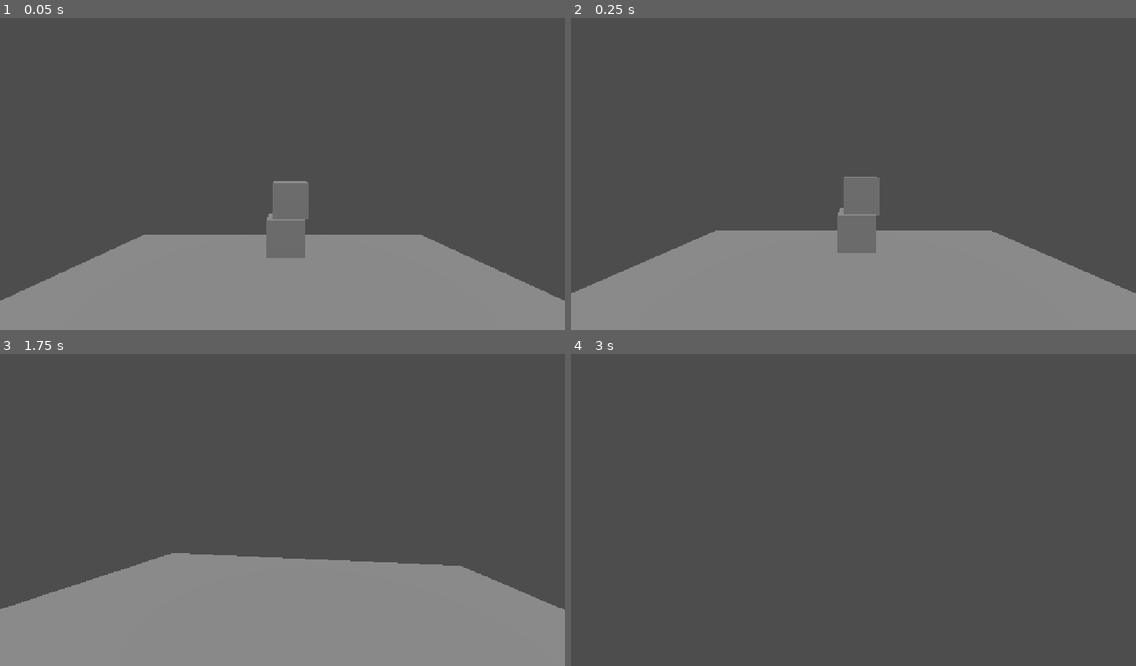
Above: before the commit, frames 1-4 (two rows, left to right).
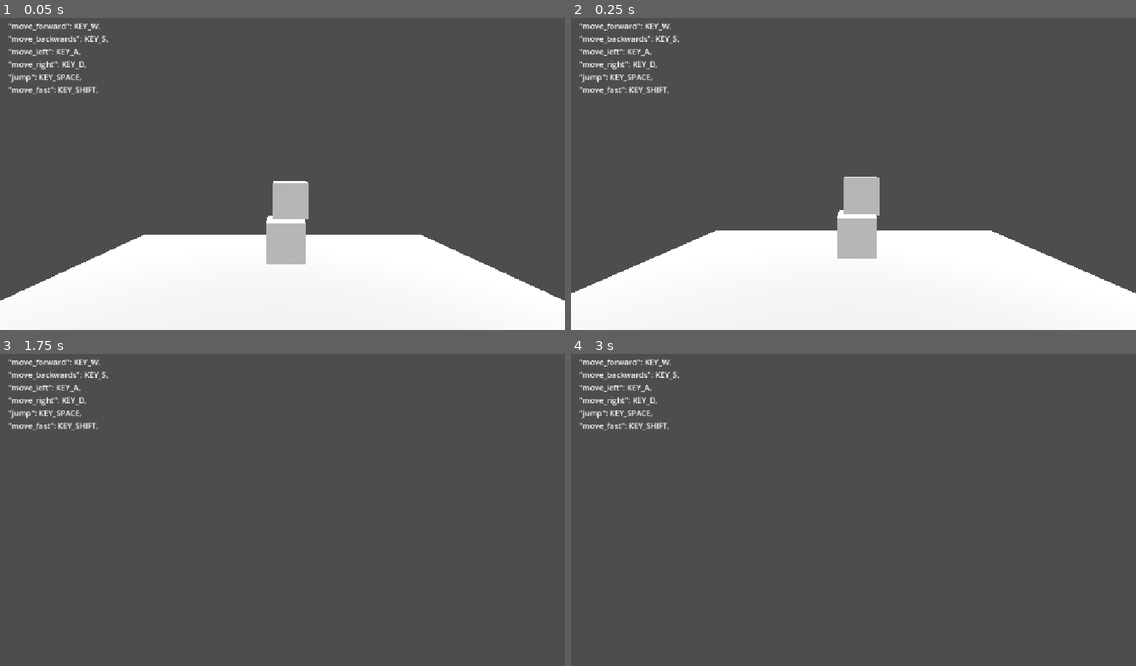
Above: after the commit, the same moments.

Repository: AkiKurvinen/godot-test-2026
Game: Godot game, scene res://fps_test.tscn
Same seed, same stepped clock (60 frames per second), same inputs: the game is played once before the commit and once after it. The project has no main scene, so this scene is started directly.
Inputs (mouse positions are in pixels of both pictures, inside the frame that each line leads up to):
- Up to frame 1 (0.05 s): no input
- Up to frame 2 (0.25 s): no input
- Up to frame 3 (1.75 s): tap Enter at 0.5 s; move the mouse to (310, 506) at 0.52 s; hold W (move_forward) from 0.53 s (still down); tap Shift (move_fast, bound only after the commit) at 0.6 s; click (310, 506) at 0.67 s; tap Space (jump) at 0.77, 1.07, 1.52, 1.55 s; tap F at 0.8, 1.35 s; move the mouse to (254, 510) at 1.27 s
- Up to frame 4 (3 s): keep holding W (move_forward); tap Space (jump) at 1.82, 2.1, 2.75 s; move the mouse to (864, 500) at 2.02 s; tap Shift (move_fast, bound only after the commit) at 2.3, 2.85 s; move the mouse to (847, 513) at 2.77 s; click (847, 513) at 2.92 s

The runs differ from the first frame. In frame 1, 27% of the frame differs, in the area x 0-100%, y 1-100%; in frame 2, 29%; in frame 3, 31%; in frame 4, 0.9%.

Commit message:
add human char ex

Diff:
--- a/godot-camera-controls/fps_test.tscn
+++ b/godot-camera-controls/fps_test.tscn
@@ -2,6 +2,8 @@
 
 [ext_resource type="PackedScene" uid="uid://bfh4d6rjo406c" path="res://1st_person_player.tscn" id="1_dvr4a"]
 [ext_resource type="PackedScene" uid="uid://cbp4tln1xw3ge" path="res://models/box_object.tscn" id="2_bpidm"]
+
+[sub_resource type="StandardMaterial3D" id="StandardMaterial3D_bpidm"]
 
 [node name="FpsTest" type="Node3D" unique_id=1828006839]
 
@@ -12,12 +14,25 @@
 transform = Transform3D(1, 0, 0, 0, 1, 0, 0, 0, 1, 0, -0.09674072, 0)
 use_collision = true
 size = Vector3(10, 0.2, 10)
+material = SubResource("StandardMaterial3D_bpidm")
 
 [node name="BoxObject" parent="." unique_id=1159220450 instance=ExtResource("2_bpidm")]
-transform = Transform3D(1, 0, 0, 0, 1, 0, 0, 0, 1, 0.084472656, 0.50323486, -3.4519043)
+transform = Transform3D(1, 0, 0, 0, 1, 0, 0, 0, 1, 0.084472656, 0.50323486, -3.1252046)
 
 [node name="BoxObject2" parent="." unique_id=1906156538 instance=ExtResource("2_bpidm")]
 transform = Transform3D(1, 0, 0, 0, 1, 0, 0, 0, 1, 0.22619629, 1.483551, -3.6129608)
 
 [node name="DirectionalLight3D" type="DirectionalLight3D" parent="." unique_id=1954357206]
-transform = Transform3D(1, 0, 0, 0, 0.49999997, 0.86602545, 0, -0.86602545, 0.49999997, 0, 6.5185547, 0)
+transform = Transform3D(0.8660254, 0.43301272, -0.24999999, 0, 0.49999997, 0.86602545, 0.5, -0.75, 0.43301266, -1.2875192, 6.5185547, 0)
+
+[node name="Label" type="Label" parent="." unique_id=643687797]
+offset_left = 16.0
+offset_top = 16.0
+offset_right = 221.0
+offset_bottom = 195.0
+text = "	\"move_forward\": KEY_W,
+	\"move_backwards\": KEY_S,
+	\"move_left\": KEY_A,
+	\"move_right\": KEY_D,
+	\"jump\": KEY_SPACE,
+	\"move_fast\": KEY_SHIFT,"
--- a/godot-camera-controls/models/box_object.tscn
+++ b/godot-camera-controls/models/box_object.tscn
@@ -1,5 +1,9 @@
 [gd_scene format=3 uid="uid://cbp4tln1xw3ge"]
+
+[sub_resource type="StandardMaterial3D" id="StandardMaterial3D_bpidm"]
 
 [node name="BoxObject" type="Node3D" unique_id=1159220450]
 
 [node name="CSGBox3D" type="CSGBox3D" parent="." unique_id=1711966120]
+use_collision = true
+material = SubResource("StandardMaterial3D_bpidm")
--- a/godot-camera-controls/scripts/fps_controller.gd
+++ b/godot-camera-controls/scripts/fps_controller.gd
@@ -1,6 +1,7 @@
 extends CharacterBody3D
 
 @export var speed = 5.0
+@export var sprint_multiplier = 3.0
 @export var jump_velocity = 4.5
 @export var mouse_sensitivity = 0.003
 @export var keyboard_look_speed_deg = 120.0  # degrees/sec, for arrow-key look
@@ -18,7 +19,7 @@
 var _actions_down: Dictionary = {}
 
 const TRACKED_ACTIONS := [
-	"move_forward", "move_backwards", "move_left", "move_right",
+	"move_forward", "move_backwards", "move_left", "move_right", "move_fast",
 	"ui_left", "ui_right", "ui_up", "ui_down",
 ]
 
@@ -30,6 +31,7 @@
 	"move_left": KEY_A,
 	"move_right": KEY_D,
 	"jump": KEY_SPACE,
+	"move_fast": KEY_SHIFT,
 }
 
 
@@ -118,11 +120,15 @@
 	input_dir = input_dir.normalized()
 	var direction = (transform.basis * Vector3(input_dir.x, 0, input_dir.y)).normalized()
 
+	var current_speed = speed
+	if _is_action_down("move_fast"):
+		current_speed *= sprint_multiplier
+
 	if direction:
-		velocity.x = direction.x * speed
-		velocity.z = direction.z * speed
+		velocity.x = direction.x * current_speed
+		velocity.z = direction.z * current_speed
 	else:
-		velocity.x = move_toward(velocity.x, 0, speed)
-		velocity.z = move_toward(velocity.z, 0, speed)
+		velocity.x = move_toward(velocity.x, 0, current_speed)
+		velocity.z = move_toward(velocity.z, 0, current_speed)
 
 	move_and_slide()
--- a/godot-camera-controls/tfc_test.tscn
+++ b/godot-camera-controls/tfc_test.tscn
@@ -11,6 +11,9 @@
 
 [node name="BoxObject" parent="." unique_id=1159220450 instance=ExtResource("2_ppm52")]
 
+[node name="DirectionalLight3D" type="DirectionalLight3D" parent="." unique_id=774973523]
+transform = Transform3D(0.25881907, -0.6830127, 0.6830127, 0, 0.7071068, 0.7071068, -0.9659258, -0.18301274, 0.18301274, 2.2391477, 2.3970394, 0.29082942)
+
 [node name="Label" type="Label" parent="." unique_id=470230622]
 offset_left = 16.0
 offset_top = 16.0
--- /dev/null
+++ b/godot-camera-controls/tps_test.tscn
@@ -0,0 +1,34 @@
+[gd_scene format=3 uid="uid://djqs85h3isx17"]
+
+[ext_resource type="PackedScene" uid="uid://cbp4tln1xw3ge" path="res://models/box_object.tscn" id="1_fpirs"]
+
+[sub_resource type="StandardMaterial3D" id="StandardMaterial3D_qeito"]
+
+[node name="TpsTest" type="Node3D" unique_id=2077577980]
+
+[node name="CSGBox3D" type="CSGBox3D" parent="." unique_id=1295727359]
+transform = Transform3D(1, 0, 0, 0, 1, 0, 0, 0, 1, 0, -0.09674072, 0)
+use_collision = true
+size = Vector3(10, 0.2, 10)
+material = SubResource("StandardMaterial3D_qeito")
+
+[node name="BoxObject" parent="." unique_id=1159220450 instance=ExtResource("1_fpirs")]
+transform = Transform3D(1, 0, 0, 0, 1, 0, 0, 0, 1, 0.084472656, 0.50323486, -3.1252046)
+
+[node name="BoxObject2" parent="." unique_id=1942687678 instance=ExtResource("1_fpirs")]
+transform = Transform3D(1, 0, 0, 0, 1, 0, 0, 0, 1, 0.22619629, 1.483551, -3.6129608)
+
+[node name="DirectionalLight3D" type="DirectionalLight3D" parent="." unique_id=1426214206]
+transform = Transform3D(0.8660254, 0.43301272, -0.24999999, 0, 0.49999997, 0.86602545, 0.5, -0.75, 0.43301266, -1.2875192, 6.5185547, 0)
+
+[node name="Label" type="Label" parent="." unique_id=1646916882]
+offset_left = 16.0
+offset_top = 16.0
+offset_right = 221.0
+offset_bottom = 195.0
+text = "	\"move_forward\": KEY_W,
+	\"move_backwards\": KEY_S,
+	\"move_left\": KEY_A,
+	\"move_right\": KEY_D,
+	\"jump\": KEY_SPACE,
+	\"action\": KEY_F,"
Not shown, added: blend/basic_human.blend
